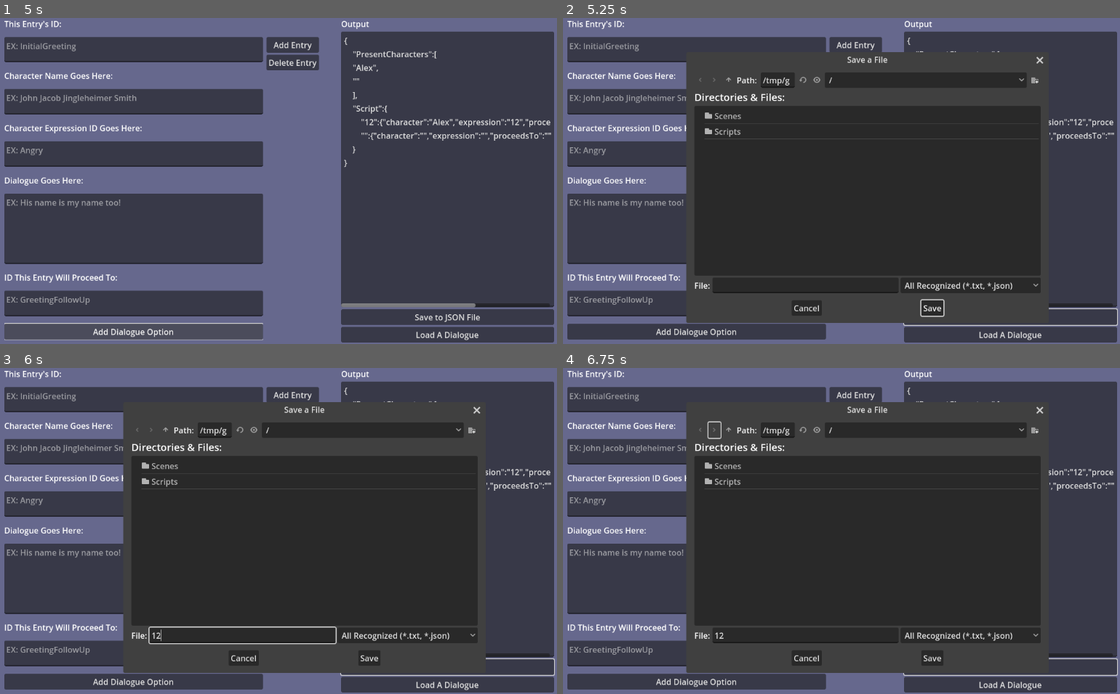
Above: before the commit, frames 1-4 (two rows, left to right).
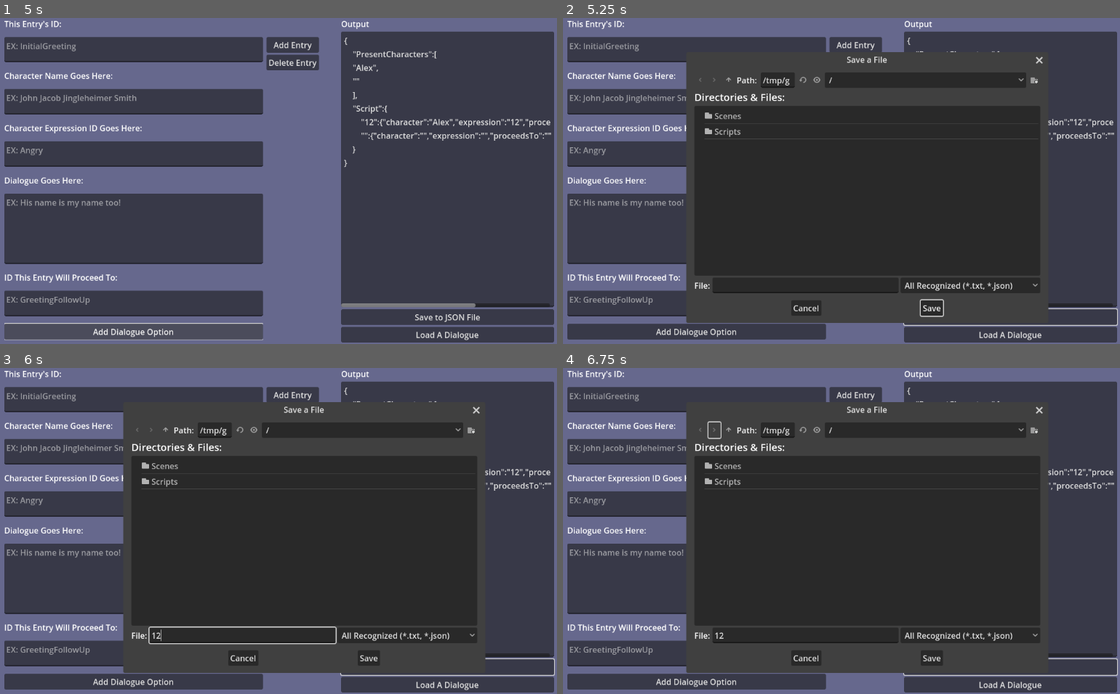
Above: after the commit, the same moments.

Repository: RyanGowan/DialogueWriterFOSS
Game: Godot game, scene res://Scenes/MainScene.tscn
The game is run twice, just before and just after one commit, with the same random seed, the same clock (stepped at 60 frames per second) and the same inputs.
Inputs (mouse positions are in pixels of both pictures, inside the frame that each line leads up to):
- Up to frame 1 (5 s): click (133, 50) at 0.52 s; type "12" at 0.6 s; click (133, 102) at 0.75 s; type "Alex" at 0.83 s; click (133, 154) at 0.98 s; type "12" at 1.07 s; click (133, 229) at 1.27 s; type "Alex" at 1.35 s; click (133, 304) at 1.5 s; type "12" at 1.58 s; click (445, 167) at 1.73 s; type "12" at 1.82 s; click "Add Entry" at 2 s; click "Add Entry" at 2.75 s; click "Add Entry" at 3.5 s; click "Add Dialogue Option" at 4.25 s
- Up to frame 2 (5.25 s): click "Save to JSON File" at 5 s
- Up to frame 3 (6 s): click (245, 635) at 5.77 s; type "12" at 5.85 s
- Up to frame 4 (6.75 s): click (713, 429) at 6.5 s

Frame 1 is identical in both runs. In frame 2, 0.2% of the frame differs, in the area x 41-88%, y 11-92%; in frame 3, 0.2%; in frame 4, 0.2%.

Commit message:
Added a settings singleton and some default settings to the dialogue writer
Added a settings singleton and some default settings to the dialogue writer

Diff:
--- a/Scripts/InputToJSON.gd
+++ b/Scripts/InputToJSON.gd
@@ -29,6 +29,14 @@
 	clearBtn.button_down.connect(ClearInputFields);
 	saveBtn.button_down.connect(SaveCurrentJSON);
 	loadBtn.button_down.connect(LoadDialogueFile);
+
+	DoSettingsAdjustments();
+	pass;
+
+func DoSettingsAdjustments() -> void:
+	nameField.visible = Settings.namesEnabled;
+	outputField.visible = Settings.codeEditorEnabled;
+	dialogueOptionBtn.visible = Settings.dialogueOptionsEnabled;
 	pass;
 
 #region Add Entry Functions
--- /dev/null
+++ b/Scripts/settings.gd
@@ -0,0 +1,6 @@
+extends Node
+
+var dialogueOptionsEnabled = true;
+var namesEnabled = true;
+var alignmentEnabled = false;
+var codeEditorEnabled = true;
--- a/project.godot
+++ b/project.godot
@@ -15,6 +15,10 @@
 config/features=PackedStringArray("4.2", "Forward Plus")
 config/icon="res://icon.svg"
 
+[autoload]
+
+Settings="*res://Scripts/settings.gd"
+
 [file_customization]
 
 folder_colors={
